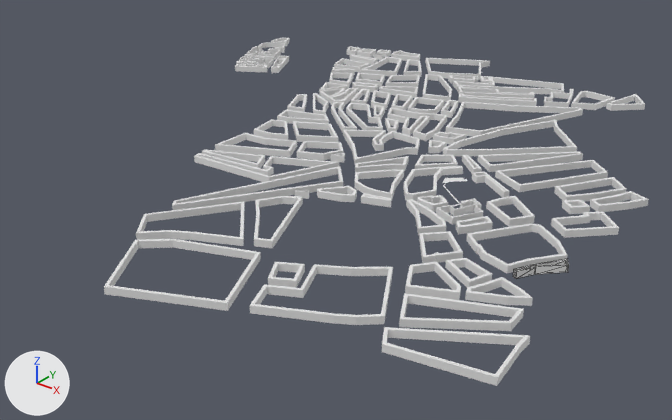
A saved change to the glTF model public/models/buildings/scene.glb.
The view is the same before and after, from a 50 mm camera at (1762.0, -2258.0, 1128.0) aimed at (61.0, -132.0, -190.0). Arrows for +X, +Y and +Z are at lower left; the lights stay in place. The older version comes first. Mesh edges are drawn as thin lines on the coarser meshes. Where no turn or scale is listed for an object, it has been applied to the vertices.

Names of what the first picture shows: 'all shapes', 'all shapes.002', 'all shapes.005', 'all shapes.006' and 12 more.
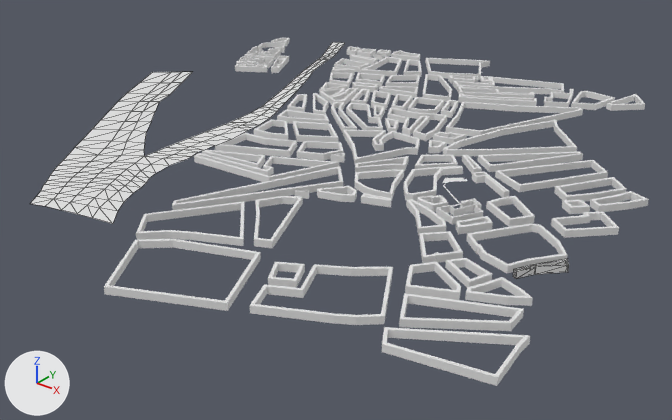
Commit message: feat: update models to include la Seine

Changed parts and their boxes (x1, y1, x2, y2) in the pictures (672 x 420 px):
'la-seine', added
    after: (30, 42, 345, 224)

The change in detail:
Mesh me_plane_002 is new.
It has 159 vertices, 228 faces and spans x -1053.0..-110.0, y -945.0..901.0, z 0.0.
Object 'la-seine' (ob_la_seine) is new; it shows me_plane_002.
Its location is (0.0, 0.0, 0.0).
